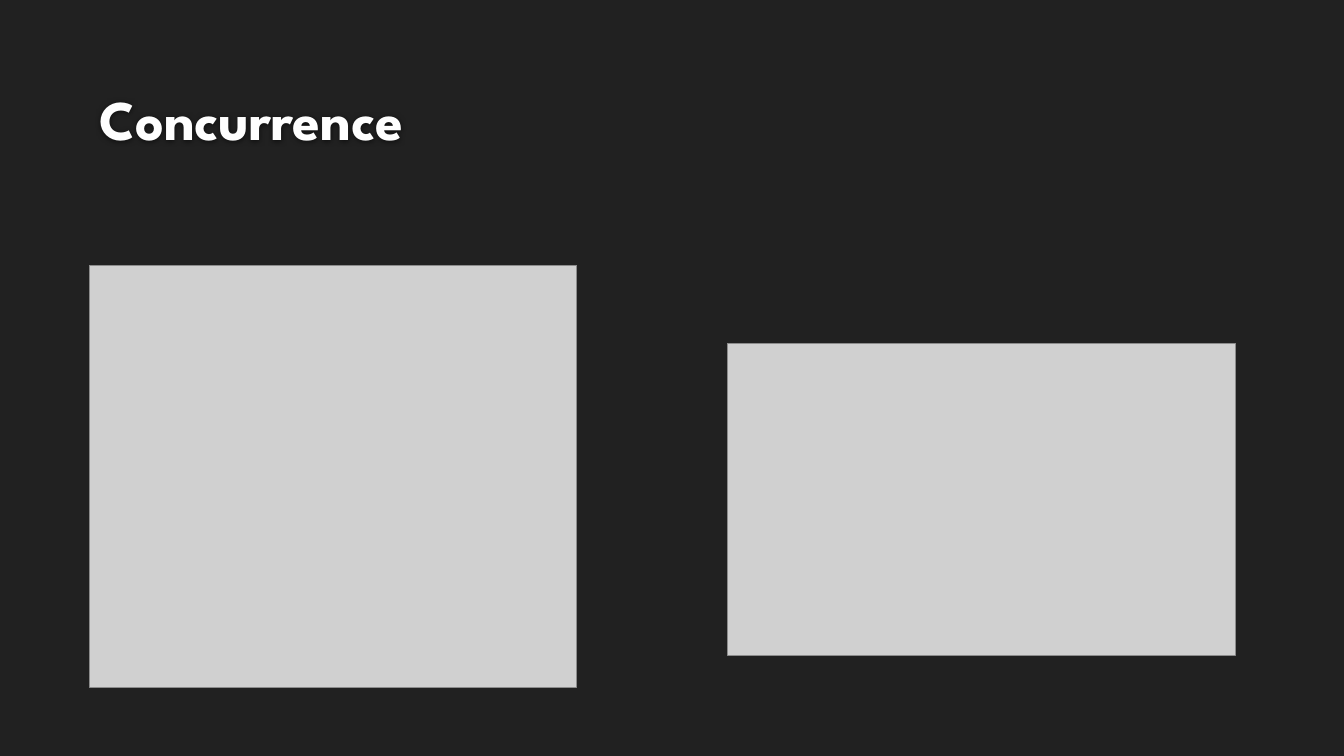
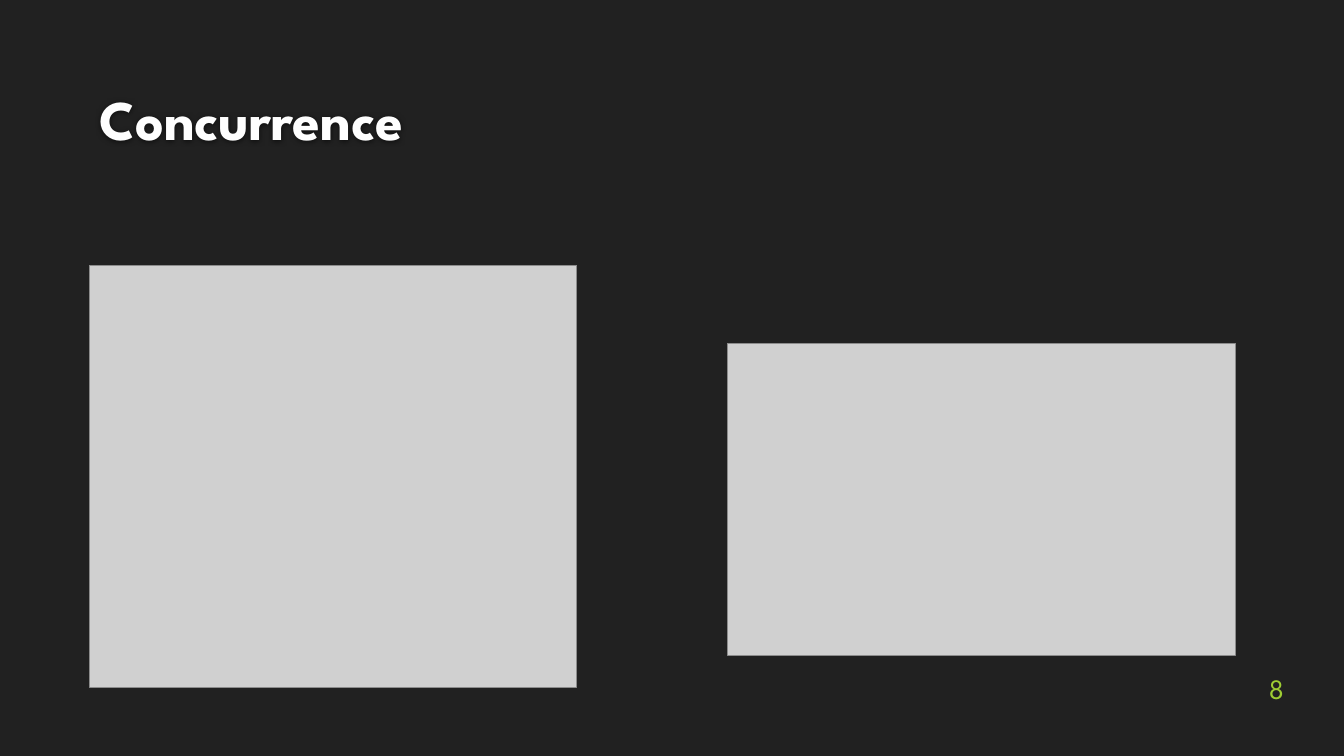
Before and after one commit to EricBlousot/test, a slide deck: slide 8 of Concis.pptx. Drawn at 1344x756 pixels with LibreOffice and Linux fonts; fonts in the diff are those of the drawing; grey boxes stand for pictures; background and template pictures are left out. Boxes give left, top, right and bottom in pixels: in the first picture for what was removed or moved away, otherwise in the second. Text is boxed around its words. In the diff, an @@ line names an element or a change of style, - is before the commit and + after.

```diff
--- a/Concis.pptx
+++ b/Concis.pptx
@@ page number added at (1269,680,1284,700), 20 pt, text #9ECD33 @@
+8
```
Also in this commit, not shown: 13 other slides changed.
